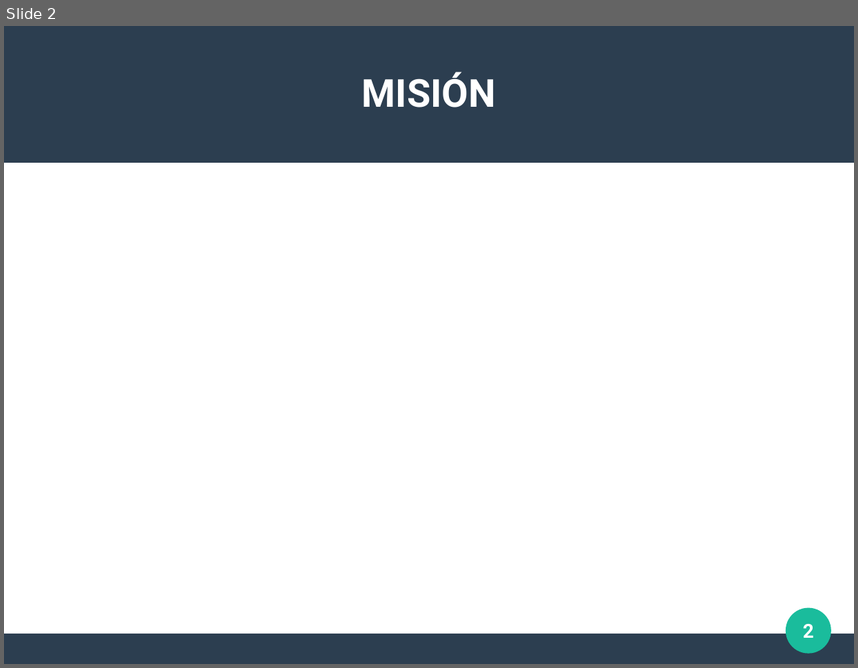
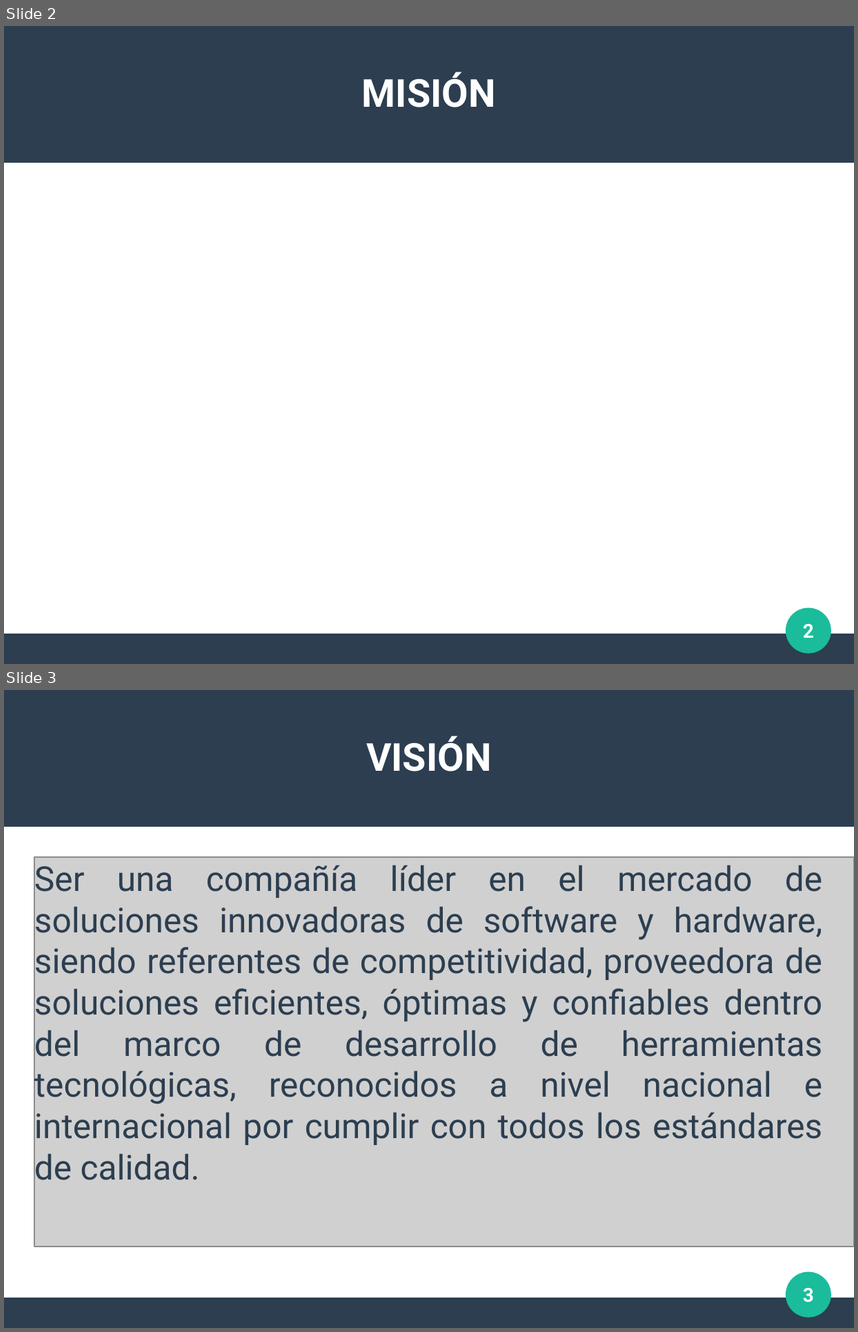
Before and after one commit to maronv64/TAREAS_GRUPALES_9noS, a slide deck: ADMINISTRACION_DE_EMPRESAS/EXPO1.odp. Shown one above the other, each under a label of ours: slide 2 before the commit, slides 2 and 3 after it. The pictures are 858x668 and 858x1332 pixels, drawn with LibreOffice and Linux fonts; fonts in the diff are those of the drawing; grey boxes stand for pictures. Boxes give left, top, right and bottom in pixels: in the first picture for what was removed or moved away, otherwise in the second. Text is boxed around its words. In the diff, an @@ line names an element or a change of style, - is before the commit and + after.

```diff
--- a/ADMINISTRACION_DE_EMPRESAS/EXPO1.odp
+++ b/ADMINISTRACION_DE_EMPRESAS/EXPO1.odp
@@ slide 3 added at (x1=4, y1=690, x2=854, y2=1328), background #FFFFFF; not listed: 3 template elements that a slide beside it also shows @@
@@ title added at (x1=366, y1=736, x2=491, y2=771), 36 pt, text #FFFFFF, bold @@
+VISIÓN
@@ picture added at (x1=34, y1=858, x2=854, y2=1247) @@
@@ text added at (x1=34, y1=860, x2=823, y2=1187), 32 pt, text #2C3E50 @@
+Ser una compañía líder en el mercado de soluciones innovadoras de software y hardware, siendo referentes de competitividad, proveedora de soluciones eficientes, óptimas y confiables dentro del marco de desarrollo de herramientas tecnológicas, reconocidos a nivel nacional e internacional por cumplir con todos los estándares de calidad.
@@ page number added at (x1=803, y1=1288, x2=814, y2=1302), 18 pt, text #FFFFFF, bold @@
+3
```
Also in this commit, not shown: 3 other slides changed, 1 slide removed.
